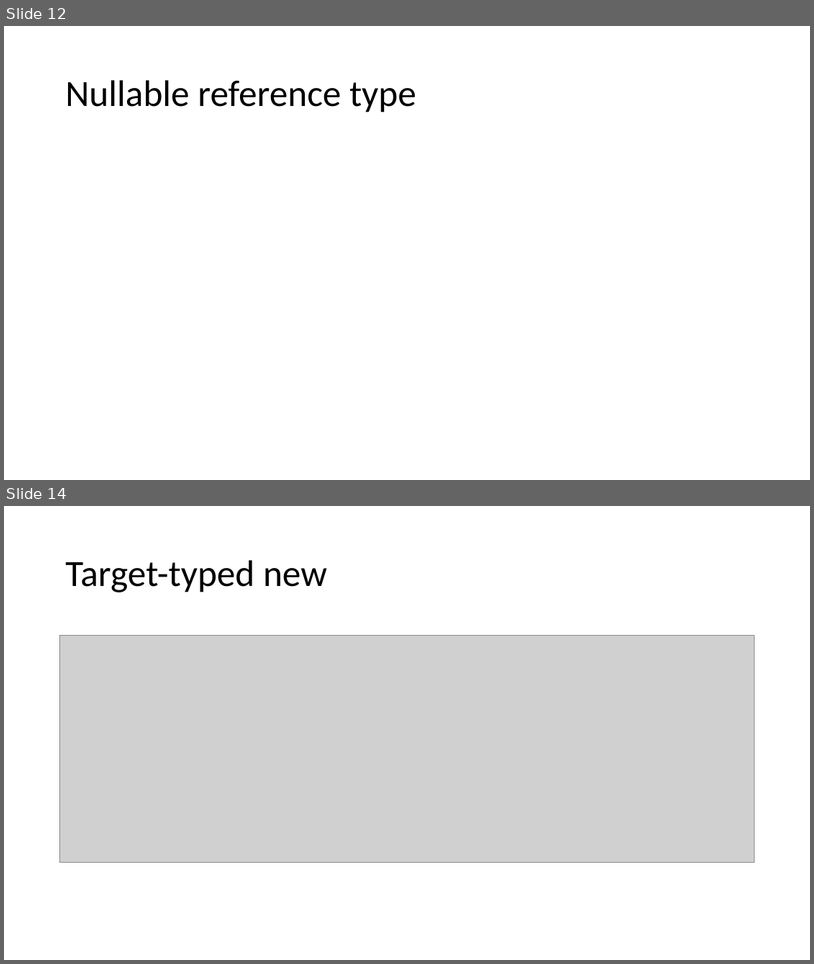
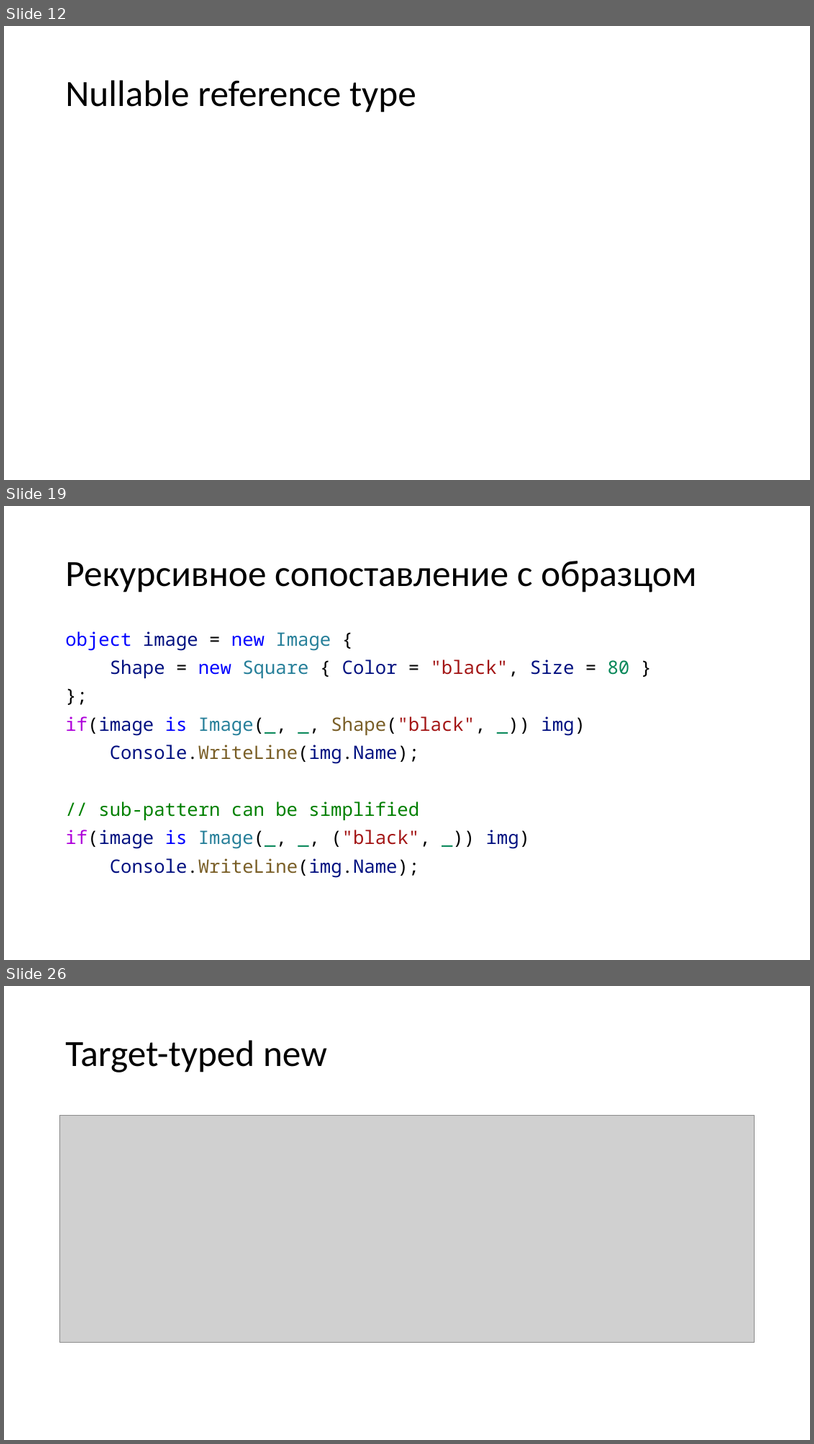
Before and after one commit to kugushev/presentations, a slide deck: Presentation.pptx. Shown one above the other, each under a label of ours: slides 12 and 14 before the commit, slides 12, 19 and 26 after it; the slides between them are not shown. The pictures are 814x964 and 814x1444 pixels, drawn with LibreOffice and Linux fonts; fonts in the diff are those of the drawing; grey boxes stand for pictures. Boxes give left, top, right and bottom in pixels: in the first picture for what was removed or moved away, otherwise in the second. Text is boxed around its words. In the diff, an @@ line names an element or a change of style, - is before the commit and + after.

Commit message:
add recuresive pattern

```diff
--- a/Presentation.pptx
+++ b/Presentation.pptx
@@ slide 19 added at box(4, 506, 810, 960), background #FFFFFF @@
@@ title added at box(65, 561, 697, 592), 44 pt, text #000000 @@
+Рекурсивное сопоставление с образцом
@@ text added at box(65, 631, 630, 878), 22 pt, text #001080 @@
+object image = new Image {
+Shape = new Square { Color = "black", Size = 80 }
+};
+if(image is Image(_, _, Shape("black", _)) img)
+Console.WriteLine(img.Name);
+// sub-pattern can be simplified
+if(image is Image(_, _, ("black", _)) img)
+Console.WriteLine(img.Name);
@@ what was slide 14 is now slide 26 @@
```
Also in this commit, not shown: 13 other slides added, 1 slide removed, 4 other files.
